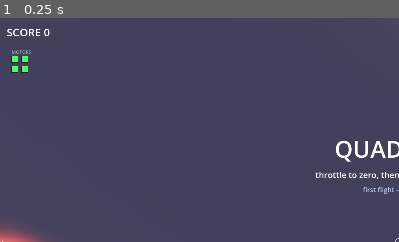
Above: before the commit, frame 1.
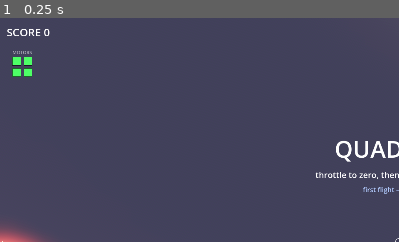
Above: after the commit, the same moment.

Repository: EhudVardi/QuadShot
Game: Godot game, scene res://scenes/main.tscn
Two runs of this game, one before a commit and one after it. Both use one fixed random seed, a clock stepped at 60 frames per second and the inputs below.
Inputs:
- Up to frame 1 (0.25 s): no input
The pictures show only the part of the screen within x 0-50%, y 0-50%; the shares and areas given below are measured in that part.

The runs differ from the first frame. In frame 1, 0.4% of the frame differs, in the area x 2-9%, y 14-27%.

Commit message:
Wounded-quad loop: repair pad + rebalance + legible wound (P2.6/D5)
Closes the loop from feedback — damage was one-way punishment; now there's a
skill-based recovery and it reads as challenge, not a death spiral.

- Repair pad (RepairPad + scene, P2.6/D5): hold a precise low hover in its zone
  and it nurses engines (repair_motors_by) + hull back toward full; glows/beams
  while active; HUD prompt "REPAIRING ENGINES". A fly-by won't do — the precise
  hover is the skill. Placed in dev_map and main. repair_check regression added
  (broke 0.40 -> off-pad 0.40 -> on-pad 1.00).
- Rebalance so it's fair: motor_min_thrust 0.15 -> 0.30 (a dead corner still
  flies home) and crash_motor_scale 0.4 (a rough landing frays engines gently,
  not into a spiral — the pad is the recovery). Bench: a 50% motor is now a 33
  deg lean, was 58 deg (loss of control).
- Legible wound: motor pips become drained-gauge bars with a sharp
  green->yellow->red ramp + white outline when hurt, so a damaged corner is
  unmissable (the old lerp kept 0.6 looking green — why it read as a "bug").
- Punchier video breakup: threshold-gated tear/dropout bands that SNAP on when
  a hit spikes the feed then vanish (abrupt, not a gentle ramp); every hit now
  crosses the punch threshold; faster decay.

All live-tunable in the overlay DAMAGE section (+ crash_motor_scale). Headless:
import clean, both scenes boot, all 5 checks + repair_check + both benches pass.
Feel/visuals are the human's checkpoint.

Diff:
--- a/resources/damage_config.gd
+++ b/resources/damage_config.gd
@@ -25,14 +25,19 @@
 @export var motor_damage_max: float = 0.5
 ## Residual thrust a fully-failed motor still produces (D2 / Dq2): above zero
 ## keeps a motor-out flyable-but-punishing; drive toward 0 for lethal realism.
-@export var motor_min_thrust: float = 0.15
+## 0.30 = a dead corner still pulls its weight enough to fight home to a pad.
+@export var motor_min_thrust: float = 0.30
+## How much of a CRASH's (directionless) damage each motor takes. Crashes fray
+## all four at once, so this is kept low — a rough landing must not spiral all
+## engines to nothing; the repair pad is the recovery, this is the price.
+@export var crash_motor_scale: float = 0.4
 
 @export_group("Video")
-## FPV feed breakup added on each hit (scaled by hit size and severity), which
-## then decays — the brief, recoverable telegraph (D4 / Dq4).
-@export var video_glitch_on_hit: float = 0.7
-## Per-second decay of the on-hit glitch spike.
-@export var video_glitch_decay: float = 2.0
+## FPV feed breakup punched in on each hit (scaled by hit size and severity),
+## which then decays fast — the abrupt, sudden telegraph (D4 / Dq4).
+@export var video_glitch_on_hit: float = 0.85
+## Per-second decay of the on-hit glitch spike — high, so it snaps then clears.
+@export var video_glitch_decay: float = 2.8
 ## Sustained breakup floor as integrity falls (scaled by damage and severity):
 ## a badly hurt feed stays noisy. Kept modest — the wound informs, never blinds.
 @export var video_glitch_sustained: float = 0.45
--- a/resources/default_damage_config.tres
+++ b/resources/default_damage_config.tres
@@ -7,7 +7,8 @@
 severity = 0.6
 motor_damage_scale = 0.01
 motor_damage_max = 0.5
-motor_min_thrust = 0.15
-video_glitch_on_hit = 0.7
-video_glitch_decay = 2.0
+motor_min_thrust = 0.3
+crash_motor_scale = 0.4
+video_glitch_on_hit = 0.85
+video_glitch_decay = 2.8
 video_glitch_sustained = 0.45
--- a/resources/video_glitch.gdshader
+++ b/resources/video_glitch.gdshader
@@ -1,10 +1,11 @@
 shader_type canvas_item;
 
-// FPV feed-breakup overlay (GAMEPLAY-DESIGN Iteration 7 / D4). Alpha-blended
-// scanlines, static, tear bands and an edge red-wash, all scaled by `glitch`
-// [0,1] — the diegetic cost of damage. An overlay (not a screen-displacement)
-// so it renders robustly over the 3D feed while the HUD stays crisp on top.
-// Guardrail: capped alpha — the wound informs, it never blinds (Dq4).
+// FPV feed-breakup overlay (GAMEPLAY-DESIGN Iteration 7 / D4). Two layers: a
+// smooth ambient wash that scales with `glitch`, and — above a threshold — a
+// set of SUDDEN tear/dropout bands that punch on when a hit spikes `glitch`,
+// then vanish as it decays. That gives each hit an abrupt, unexpected signal
+// break rather than a gentle fade. Guardrail: capped alpha — informs, never
+// blinds (Dq4).
 
 uniform float glitch = 0.0;
 
@@ -17,18 +18,26 @@
 	vec2 uv = UV;
 	float t = TIME;
 
-	// Rolling scanlines.
-	float scan = step(0.5, fract(uv.y * 200.0)) * 0.12 * g;
-	// Sparse moving static.
-	float n = rand(uv * vec2(220.0, 140.0) + vec2(t * 30.0, t * 13.0));
-	float noise = step(0.6, n) * 0.18 * g;
-	// Occasional horizontal tear bands.
-	float band = step(0.985 - 0.02 * g, rand(vec2(floor(uv.y * 24.0), floor(t * 9.0))));
-	float tear = band * 0.25 * g;
-	// Red wash creeping in from the edges as the feed degrades.
-	float edge = smoothstep(0.32, 0.5, distance(uv, vec2(0.5)));
+	// Ambient layer: scanlines + fine static, scales smoothly with damage.
+	float scan = step(0.5, fract(uv.y * 220.0)) * 0.10 * g;
+	float stat = step(0.55, rand(uv * vec2(260.0, 150.0) + vec2(t * 40.0, t * 17.0)))
+			* 0.20 * g;
 
-	float a = scan + noise + tear + edge * 0.28 * g;
-	vec3 tint = mix(vec3(0.7, 0.9, 1.0), vec3(1.0, 0.2, 0.15), edge);
-	COLOR = vec4(tint, clamp(a, 0.0, 0.82));
+	// Punch layer: gated so it SNAPS on when a hit drives glitch past ~0.25,
+	// then collapses as glitch decays — the abrupt, sudden break.
+	float punch = smoothstep(0.25, 0.55, g);
+	float band = floor(uv.y * 26.0);
+	// Whole horizontal bands flash near-opaque (signal dropout), reshuffled fast.
+	float dropout = step(0.72, rand(vec2(band, floor(t * 20.0)))) * punch;
+	// A few bands tear sideways with a hard colored streak.
+	float tear = step(0.86, rand(vec2(band, floor(t * 27.0) + 3.0))) * punch;
+
+	// Red wash creeping from the edges as the feed degrades.
+	float edge = smoothstep(0.30, 0.5, distance(uv, vec2(0.5)));
+
+	float a = scan + stat + dropout * 0.75 + tear * 0.5 + edge * 0.30 * g;
+	vec3 tint = mix(vec3(0.7, 0.9, 1.0), vec3(1.0, 0.25, 0.2), edge);
+	tint = mix(tint, vec3(1.0), dropout * 0.7);          // dropouts flash hot
+	tint = mix(tint, vec3(1.0, 0.4, 0.9), tear * 0.8);   // tears streak magenta
+	COLOR = vec4(tint, clamp(a, 0.0, 0.9));
 }
--- /dev/null
+++ b/scenes/combat/repair_pad.tscn
@@ -0,0 +1,55 @@
+[gd_scene load_steps=7 format=3]
+
+[ext_resource type="Script" path="res://scripts/combat/repair_pad.gd" id="1_pad"]
+
+[sub_resource type="CylinderMesh" id="mesh_base"]
+top_radius = 5.0
+bottom_radius = 5.0
+height = 0.3
+
+[sub_resource type="StandardMaterial3D" id="mat_base"]
+albedo_color = Color(0.1, 0.13, 0.11, 1)
+metallic = 0.2
+roughness = 0.7
+
+[sub_resource type="TorusMesh" id="mesh_ring"]
+inner_radius = 4.5
+outer_radius = 5.0
+
+[sub_resource type="StandardMaterial3D" id="mat_ring"]
+shading_mode = 0
+albedo_color = Color(0.2, 1, 0.4, 1)
+emission_enabled = true
+emission = Color(0.2, 1, 0.45, 1)
+emission_energy_multiplier = 1.5
+
+[sub_resource type="CylinderMesh" id="mesh_beam"]
+top_radius = 0.6
+bottom_radius = 0.6
+height = 14.0
+
+[sub_resource type="StandardMaterial3D" id="mat_beam"]
+transparency = 1
+shading_mode = 0
+blend_mode = 1
+albedo_color = Color(0.3, 1, 0.5, 0.12)
+emission_enabled = true
+emission = Color(0.25, 1, 0.5, 1)
+emission_energy_multiplier = 1.2
+
+[node name="RepairPad" type="Node3D"]
+script = ExtResource("1_pad")
+
+[node name="Base" type="MeshInstance3D" parent="."]
+mesh = SubResource("mesh_base")
+material_override = SubResource("mat_base")
+
+[node name="Ring" type="MeshInstance3D" parent="."]
+transform = Transform3D(1, 0, 0, 0, 1, 0, 0, 0, 1, 0, 0.25, 0)
+mesh = SubResource("mesh_ring")
+material_override = SubResource("mat_ring")
+
+[node name="Beam" type="MeshInstance3D" parent="."]
+transform = Transform3D(1, 0, 0, 0, 1, 0, 0, 0, 1, 0, 7, 0)
+mesh = SubResource("mesh_beam")
+material_override = SubResource("mat_beam")
--- a/scenes/dev_map.tscn
+++ b/scenes/dev_map.tscn
@@ -19,6 +19,7 @@
 [ext_resource type="Resource" path="res://resources/default_input_bindings.tres" id="18_bind"]
 [ext_resource type="Resource" path="res://resources/default_weather_config.tres" id="19_wthr"]
 [ext_resource type="Resource" path="res://resources/default_damage_config.tres" id="20_dmg"]
+[ext_resource type="PackedScene" path="res://scenes/combat/repair_pad.tscn" id="21_pad"]
 
 [node name="Main" type="Node3D"]
 script = ExtResource("4_main")
@@ -104,3 +105,6 @@
 
 [node name="Turret3" parent="Turrets" instance=ExtResource("12_turret")]
 transform = Transform3D(1, 0, 0, 0, 1, 0, 0, 0, 1, 55, 0, 30)
+
+[node name="RepairPad" parent="." instance=ExtResource("21_pad")]
+transform = Transform3D(1, 0, 0, 0, 1, 0, 0, 0, 1, 0, 0.2, 22)
--- a/scenes/main.tscn
+++ b/scenes/main.tscn
@@ -19,6 +19,7 @@
 [ext_resource type="Resource" path="res://resources/default_input_bindings.tres" id="18_bind"]
 [ext_resource type="Resource" path="res://resources/default_weather_config.tres" id="19_wthr"]
 [ext_resource type="Resource" path="res://resources/default_damage_config.tres" id="20_dmg"]
+[ext_resource type="PackedScene" path="res://scenes/combat/repair_pad.tscn" id="21_pad"]
 
 [node name="Main" type="Node3D"]
 script = ExtResource("4_main")
@@ -43,6 +44,9 @@
 
 [node name="ExitGate" parent="." instance=ExtResource("15_gate")]
 transform = Transform3D(1, 0, 0, 0, 1, 0, 0, 0, 1, -18, 10, -15)
+
+[node name="RepairPad" parent="." instance=ExtResource("21_pad")]
+transform = Transform3D(1, 0, 0, 0, 1, 0, 0, 0, 1, 16, 0.2, 6)
 
 [node name="ChaseCamera" type="Camera3D" parent="." node_paths=PackedStringArray("target")]
 transform = Transform3D(1, 0, 0, 0, 1, 0, 0, 0, 1, 0, 2, 4)
--- /dev/null
+++ b/scripts/combat/repair_pad.gd
@@ -0,0 +1,80 @@
+class_name RepairPad
+extends Node3D
+
+## Forward repair pad (GAMEPLAY-DESIGN P2.6 / D5): the recovery half of the
+## wounded-quad loop. Hold a precise, low hover inside the pad's zone and it
+## nurses your engines (and hull) back toward full — landing skill under fire
+## turned into gameplay, and the answer to "flying broken engines needs a
+## remediation challenge." Self-contained: it finds the player, repairs while
+## the hover holds, and glows to show it. A hard node makes pads scarce (P2.6);
+## the dev room gets one to fly the loop.
+
+signal repairing(active: bool, worst_motor: float)
+
+## Horizontal capture radius — stay within this of the pad center.
+@export var radius: float = 5.0
+## Repair only below this height above the pad (you must come DOWN to it).
+@export var height: float = 10.0
+## Near-stationary requirement — a precise hover, not a fly-by (the skill).
+@export var hover_speed_max: float = 5.0
+## Engine capability restored per second while hovering (0..1 scale).
+@export var motor_repair_rate: float = 0.30
+## Hull restored per second while hovering.
+@export var hull_repair_rate: float = 12.0
+
+@onready var _ring: MeshInstance3D = $Ring
+@onready var _beam: MeshInstance3D = $Beam
+
+var _drone: FlightController
+var _drone_health: Health
+var _active: bool = false
+var _pulse: float = 0.0
+
+
+func _ready() -> void:
+	add_to_group(&"repair_pads")
+	# Own the ring material so this pad's glow animates independently.
+	if _ring.material_override != null:
+		_ring.material_override = _ring.material_override.duplicate()
+	_beam.visible = false
+
+
+func _physics_process(delta: float) -> void:
+	if _drone == null:
+		_drone = get_tree().get_first_node_in_group(&"player") as FlightController
+		if _drone == null:
+			return
+		_drone_health = _drone.get_node("Health") as Health
+	var active: bool = _can_repair()
+	if active:
+		_drone.repair_motors_by(motor_repair_rate * delta)
+		if _drone_health != null and _drone_health.alive:
+			_drone_health.heal(hull_repair_rate * delta)
+	if active != _active:
+		_active = active
+		_beam.visible = active
+		if active:
+			SoundBank.play_at(&"lock", global_position, -8.0, 0.25)
+	repairing.emit(active, _drone.worst_motor_health())
+
+
+func _process(delta: float) -> void:
+	# Pulse the ring; brighter and faster while actively repairing.
+	_pulse += delta * (7.0 if _active else 2.0)
+	var base: float = 2.2 if _active else 0.7
+	var material: StandardMaterial3D = _ring.material_override as StandardMaterial3D
+	if material != null:
+		material.emission_energy_multiplier = base + 0.6 * sin(_pulse)
+
+
+func _can_repair() -> bool:
+	if _drone == null or not _drone.armed or not _drone.visible:
+		return false
+	var offset: Vector3 = _drone.global_position - global_position
+	if Vector2(offset.x, offset.z).length() > radius:
+		return false
+	if offset.y < -1.0 or offset.y > height:
+		return false
+	if _drone.linear_velocity.length() > hover_speed_max:
+		return false
+	return true
--- a/scripts/drone/flight_controller.gd
+++ b/scripts/drone/flight_controller.gd
@@ -132,8 +132,12 @@
 	var from_body: Vector3 = global_basis.inverse() * last_hit_direction
 	from_body.y = 0.0
 	if from_body.length_squared() < 0.000001:
+		# Directionless (a crash): frays the whole frame, but gently — a rough
+		# landing must not nuke all four engines into a death spiral. The pad
+		# (D5) is the recovery; this is the price, not a sentence.
+		var crash_amount: float = amount * damage_config.crash_motor_scale
 		for i: int in MotorModel.MOTOR_COUNT:
-			_motors.damage_motor(i, amount)
+			_motors.damage_motor(i, crash_amount)
 		return
 	from_body = from_body.normalized()
 	var best: int = 0
@@ -152,8 +156,18 @@
 	return _motors.health(index)
 
 
+## Lowest engine capability (0 = a dead corner, 1 = all healthy).
+func worst_motor_health() -> float:
+	return _motors.min_health()
+
+
 func repair_motors() -> void:
 	_motors.repair()
+
+
+## Progressive field repair (the repair pad, D5): nurse engines toward full.
+func repair_motors_by(amount: float) -> void:
+	_motors.repair_by(amount)
 
 
 ## Throttle fraction at which total thrust equals weight. With the linear
--- a/scripts/drone/motor_model.gd
+++ b/scripts/drone/motor_model.gd
@@ -46,6 +46,20 @@
 func repair() -> void:
 	for i: int in MOTOR_COUNT:
 		_health[i] = 1.0
+
+
+## Partial repair toward full (the repair pad nurses engines back over time).
+func repair_by(amount: float) -> void:
+	for i: int in MOTOR_COUNT:
+		_health[i] = clampf(_health[i] + amount, 0.0, 1.0)
+
+
+## Lowest motor capability — for HUD/repair logic ("worst engine").
+func min_health() -> float:
+	var lowest: float = 1.0
+	for i: int in MOTOR_COUNT:
+		lowest = minf(lowest, _health[i])
+	return lowest
 
 
 ## Range [-1, 1]: negative only occurs in 3D throttle mode (reverse thrust);
--- a/scripts/main.gd
+++ b/scripts/main.gd
@@ -56,6 +56,8 @@
 	_drone_health.damaged.connect(_on_player_damaged)
 	_drone_health.died.connect(_on_player_died)
 	_drone.crashed.connect(_on_player_crashed)
+	for pad: Node in get_tree().get_nodes_in_group(&"repair_pads"):
+		(pad as RepairPad).repairing.connect(_on_repair_status)
 	_hud.set_health(_drone_health.current, _drone_health.max_health)
 	_refresh_motor_hud()
 
@@ -239,11 +241,12 @@
 	_drone.apply_hit_to_motors(amount)
 	var dc: DamageConfig = _drone.damage_config
 	if dc != null and dc.severity > 0.0:
+		# Every hit snaps the feed to at least the punch threshold (a sudden
+		# break), bigger hits drive it harder — abrupt, not a gentle ramp.
 		var bite: float = clampf(amount / maxf(_drone_health.max_health, 1.0) * 4.0,
 				0.0, 1.0)
-		_video_glitch_spike = clampf(
-				_video_glitch_spike + dc.video_glitch_on_hit * bite * dc.severity,
-				0.0, 1.0)
+		var spike: float = dc.video_glitch_on_hit * dc.severity * (0.7 + 0.6 * bite)
+		_video_glitch_spike = clampf(maxf(_video_glitch_spike, spike), 0.0, 1.0)
 	_refresh_motor_hud()
 	_hud.set_health(remaining, _drone_health.max_health)
 	_hud.flash_damage(_incoming_fire_side())
@@ -254,6 +257,15 @@
 	for i: int in MotorModel.MOTOR_COUNT:
 		healths.append(_drone.motor_health(i))
 	_hud.set_motor_health(healths)
+
+
+## A repair pad reports whether it is nursing the drone (D5): drive the HUD
+## prompt, and keep the motor pips + health bar live while engines recover.
+func _on_repair_status(active: bool, _worst_motor: float) -> void:
+	_hud.set_repairing(active)
+	if active:
+		_refresh_motor_hud()
+		_hud.set_health(_drone_health.current, _drone_health.max_health)
 
 
 ## Drive the FPV-breakup overlay: the last hit's decaying spike, floored by a
--- /dev/null
+++ b/scripts/tests/repair_check.gd
@@ -0,0 +1,84 @@
+extends SceneTree
+
+## Repair-pad regression (GAMEPLAY-DESIGN P2.6 / D5): boots main, damages the
+## drone's engines, parks it in a low hover over the pad, and asserts the pad
+## nurses the motors (and hull) back up — the recovery half of the wounded-quad
+## loop. A fly-by (too fast / too high) must NOT repair.
+##
+## Run: <godot> --headless -s scripts/tests/repair_check.gd --path .
+
+const MAX_SECONDS: float = 6.0
+
+var _main: Node3D
+var _drone: FlightController
+var _pad: RepairPad
+var _phase: int = 0
+var _ticks: int = 0
+var _ticks_max: int
+var _start_health: float
+var _off_pad_health: float
+
+
+func _initialize() -> void:
+	_main = (load("res://scenes/main.tscn") as PackedScene).instantiate() as Node3D
+	root.add_child(_main)
+	_ticks_max = int(MAX_SECONDS * float(Engine.physics_ticks_per_second))
+	physics_frame.connect(_on_frame)
+
+
+func _on_frame() -> void:
+	_ticks += 1
+	if _ticks > _ticks_max:
+		_fail("timed out in phase %d" % _phase)
+		return
+	match _phase:
+		0:
+			if not _main.is_node_ready():
+				return
+			_drone = _main.get_node("Drone") as FlightController
+			_pad = get_first_node_in_group(&"repair_pads") as RepairPad
+			if _pad == null:
+				_fail("no repair pad in scene")
+				return
+			_drone.arm()
+			# Park a still hover OFF the pad (freeze so it holds for the test).
+			_drone.global_position = _pad.global_position + Vector3(40, 4, 0)
+			_drone.freeze = true
+			_phase = 1
+			_ticks = 0
+		1:
+			# Let the auto-started run finish its field-repair, THEN break an
+			# engine — otherwise _start_run heals it back before we measure.
+			if _ticks > 90:
+				(_drone.get_node("MotorModel") as MotorModel).damage_motor(0, 0.6)
+				_start_health = _drone.motor_health(0)
+				_phase = 2
+				_ticks = 0
+		2:
+			# ~0.5 s off the pad: motors must NOT recover.
+			if _ticks > 120:
+				_off_pad_health = _drone.motor_health(0)
+				if _off_pad_health > _start_health + 0.02:
+					_fail("motors repaired while OFF the pad")
+					return
+				# Now park in a low hover over the pad.
+				_drone.global_position = _pad.global_position + Vector3(0, 3, 0)
+				_phase = 3
+				_ticks = 0
+		3:
+			# ~2 s hovering on the pad: motors must climb back toward full.
+			if _ticks > 480:
+				var repaired: float = _drone.motor_health(0)
+				print("[repair_check] motor0: broke to %.2f, off-pad %.2f, on-pad %.2f"
+						% [_start_health, _off_pad_health, repaired])
+				if repaired > _start_health + 0.3:
+					print("[repair_check] PASS")
+					quit(0)
+				else:
+					_fail("pad did not repair engines (%.2f -> %.2f)"
+							% [_start_health, repaired])
+
+
+func _fail(msg: String) -> void:
+	print("[repair_check] FAIL: %s" % msg)
+	quit(1)
--- a/scripts/ui/debug_overlay.gd
+++ b/scripts/ui/debug_overlay.gd
@@ -145,6 +145,7 @@
 	["motor_damage_scale", 0.0, 0.05, 0.001],
 	["motor_damage_max", 0.0, 1.0, 0.05],
 	["motor_min_thrust", 0.0, 1.0, 0.05],
+	["crash_motor_scale", 0.0, 1.0, 0.05],
 	["video_glitch_on_hit", 0.0, 1.0, 0.05],
 	["video_glitch_decay", 0.5, 6.0, 0.1],
 	["video_glitch_sustained", 0.0, 1.0, 0.05],
--- a/scripts/ui/hud.gd
+++ b/scripts/ui/hud.gd
@@ -30,6 +30,7 @@
 var _pause_label: Label
 var _motor_status: MotorStatus
 var _video_glitch: ColorRect
+var _repair_label: Label
 
 
 ## Four motor-capability pips in quad-X layout (GAMEPLAY-DESIGN Iteration 7 /
@@ -42,21 +43,37 @@
 	## FL, FR, BL, BR — matches MotorModel's order.
 	var healths: PackedFloat32Array = PackedFloat32Array([1.0, 1.0, 1.0, 1.0])
 
-	func _draw() -> void:
-		var origin := Vector2(28.0, 92.0)
-		var pip := 15.0
-		var gap := 9.0
+	## Sharp green->yellow->red ramp: a motor at 0.6 must read as clearly hurt,
+	## not near-green (the old lerp's flaw).
+	static func ramp(h: float) -> Color:
+		var green := Color(0.3, 1.0, 0.4)
+		var yellow := Color(1.0, 0.85, 0.2)
+		var red := Color(1.0, 0.2, 0.15)
+		if h >= 0.6:
+			return yellow.lerp(green, (h - 0.6) / 0.4)
+		return red.lerp(yellow, h / 0.6)
+
+	func _draw() -> void:
+		var origin := Vector2(30.0, 94.0)
+		var pip := 20.0
+		var gap := 7.0
 		var offsets: Array[Vector2] = [
 			Vector2(0, 0), Vector2(pip + gap, 0),
 			Vector2(0, pip + gap), Vector2(pip + gap, pip + gap)]
-		draw_string(get_theme_default_font(), origin + Vector2(0, -6),
-				"MOTORS", HORIZONTAL_ALIGNMENT_LEFT, -1, 11, Color(1, 1, 1, 0.5))
+		draw_string(get_theme_default_font(), origin + Vector2(0, -7),
+				"MOTORS", HORIZONTAL_ALIGNMENT_LEFT, -1, 11, Color(1, 1, 1, 0.55))
 		for i: int in 4:
 			var h: float = healths[i]
-			var color := Color(1.0, 0.2, 0.15).lerp(Color(0.3, 1.0, 0.4), h)
-			draw_rect(Rect2(origin + offsets[i], Vector2(pip, pip)), color)
-			draw_rect(Rect2(origin + offsets[i], Vector2(pip, pip)),
-					Color(0, 0, 0, 0.6), false, 1.0)
+			var box := Rect2(origin + offsets[i], Vector2(pip, pip))
+			# Drained-gauge fill: the pip empties AND reddens as the motor fails,
+			# so a wounded corner is unmissable at a glance.
+			draw_rect(box, Color(0, 0, 0, 0.55))
+			var fill: float = pip * h
+			draw_rect(Rect2(box.position + Vector2(0, pip - fill), Vector2(pip, fill)),
+					ramp(h))
+			var hurt: bool = h < 0.95
+			draw_rect(box, Color(1, 1, 1, 0.85) if hurt else Color(0, 0, 0, 0.6),
+					false, 2.0 if hurt else 1.0)
 
 
 ## Missile-lock diamond, drawn at the target's screen position: yellow and
@@ -198,6 +215,15 @@
 	_stick_display.set_anchors_preset(Control.PRESET_FULL_RECT)
 	_stick_display.mouse_filter = Control.MOUSE_FILTER_IGNORE
 	add_child(_stick_display)
+	_repair_label = Label.new()
+	_repair_label.text = "⟳ REPAIRING ENGINES — hold the hover"
+	_repair_label.add_theme_color_override(&"font_color", Color(0.3, 1.0, 0.45))
+	_repair_label.add_theme_font_size_override(&"font_size", 18)
+	_repair_label.set_anchors_preset(Control.PRESET_CENTER_TOP)
+	_repair_label.position.y = 76.0
+	_repair_label.mouse_filter = Control.MOUSE_FILTER_IGNORE
+	_repair_label.visible = false
+	add_child(_repair_label)
 	_pause_label = Label.new()
 	_pause_label.text = "|| SLOW-MO — autopilot holding"
 	_pause_label.add_theme_color_override(&"font_color", Color(0.4, 0.85, 1.0))
@@ -319,6 +345,10 @@
 	_gate_marker.queue_redraw()
 
 
+func set_repairing(active: bool) -> void:
+	_repair_label.visible = active
+
+
 func show_pause(paused: bool) -> void:
 	_pause_label.visible = paused
 
Not shown: 1 places in scenes/dev_map.tscn that only renumber resources
Not shown: 1 places in scenes/main.tscn that only renumber resources
Not shown, added: scripts/combat/repair_pad.gd.uid
Not shown, added: scripts/tests/repair_check.gd.uid
